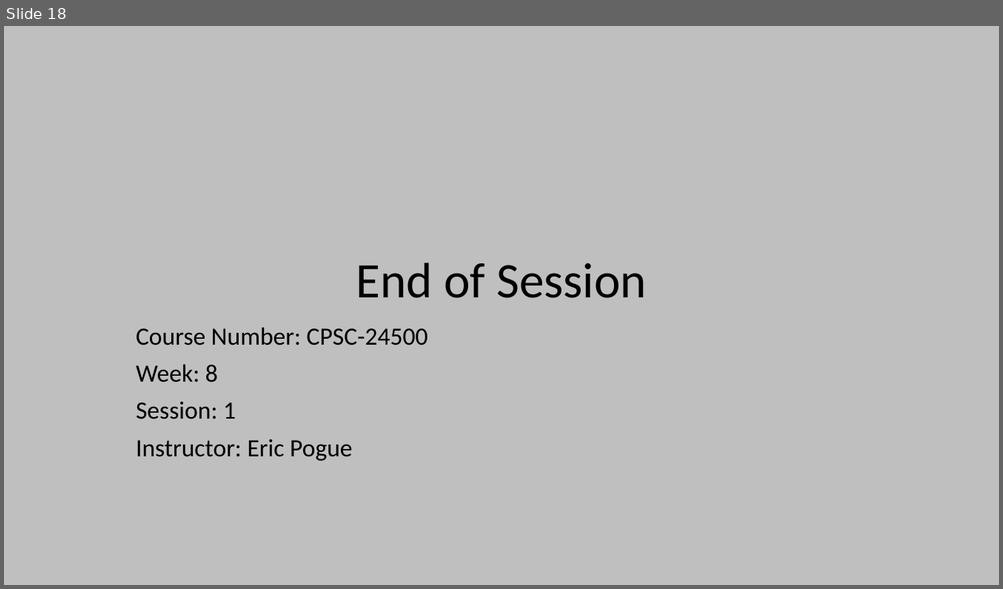
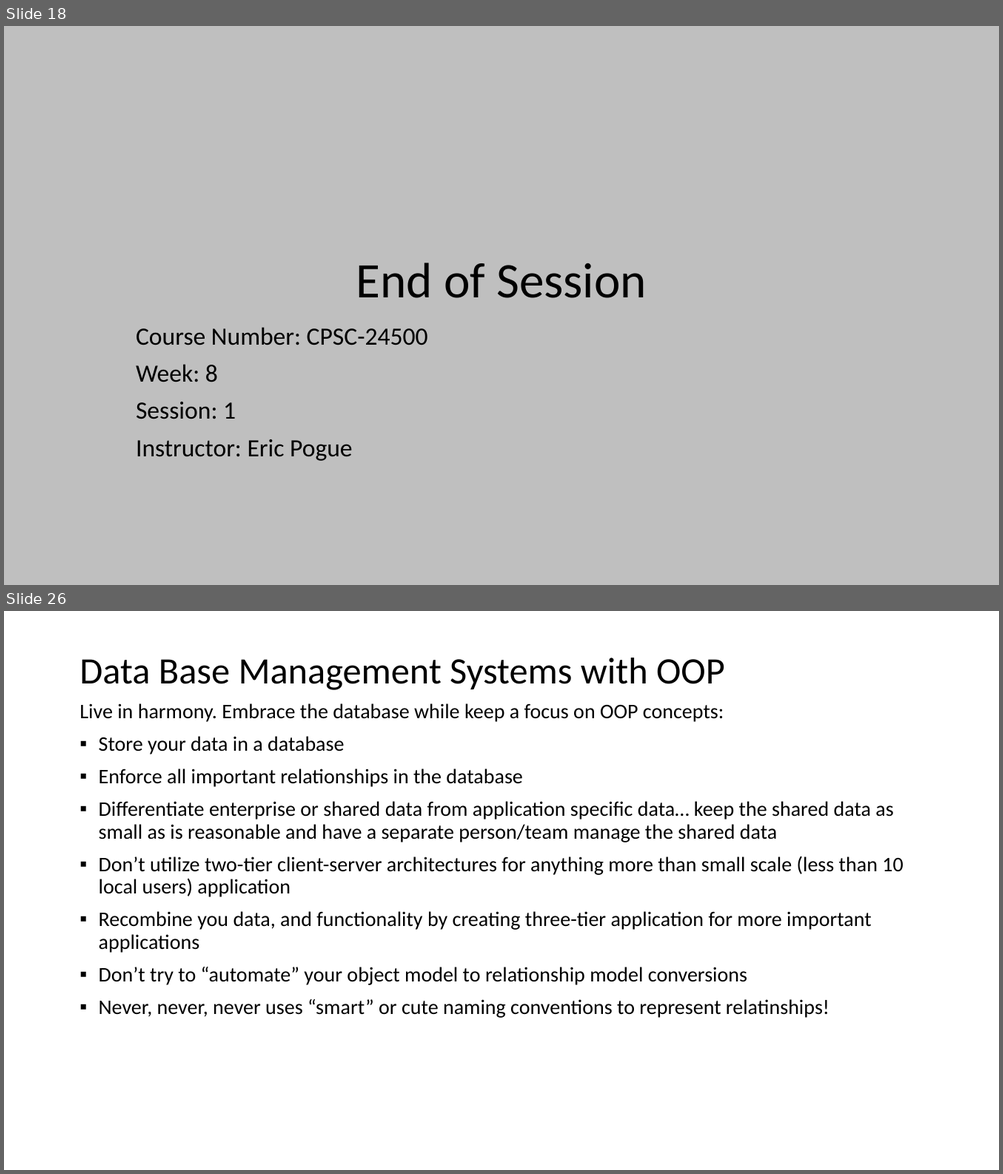
Before and after one commit to EricJPogue/www-epogue-info, a slide deck: CPSC-24500/Week08/2017SpringW08Slides.pptx. Shown one above the other, each under a label of ours: slide 18 before the commit, slides 18 and 26 after it; the slides between them are not shown. The pictures are 1003x589 and 1003x1174 pixels, drawn with LibreOffice and Linux fonts; fonts in the diff are those of the drawing. Boxes give left, top, right and bottom in pixels: in the first picture for what was removed or moved away, otherwise in the second. Text is boxed around its words. In the diff, an @@ line names an element or a change of style, - is before the commit and + after.

```diff
--- a/CPSC-24500/Week08/2017SpringW08Slides.pptx
+++ b/CPSC-24500/Week08/2017SpringW08Slides.pptx
@@ slide 26 added at [4,611,999,1170], background #FFFFFF @@
@@ title added at [79,658,725,690], 36 pt, text #000000 @@
+Data Base Management Systems with OOP
@@ text added at [79,703,902,1018], 20 pt, text #000000 @@
+Live in harmony. Embrace the database while keep a focus on OOP concepts:
+▪ Store your data in a database
+▪ Enforce all important relationships in the database
+▪ Differentiate enterprise or shared data from application specific data… keep the shared data as small as is reasonable and have a separate person/team manage the shared data
+▪ Don’t utilize two-tier client-server architectures for anything more than small scale (less than 10 local users) application
+▪ Recombine you data, and functionality by creating three-tier application for more important applications
+▪ Don’t try to “automate” your object model to relationship model conversions
+▪ Never, never, never uses “smart” or cute naming conventions to represent relatinships!
```
Also in this commit, not shown: 7 slides changed, 16 other slides added, 14 slides removed, 6 other files.
